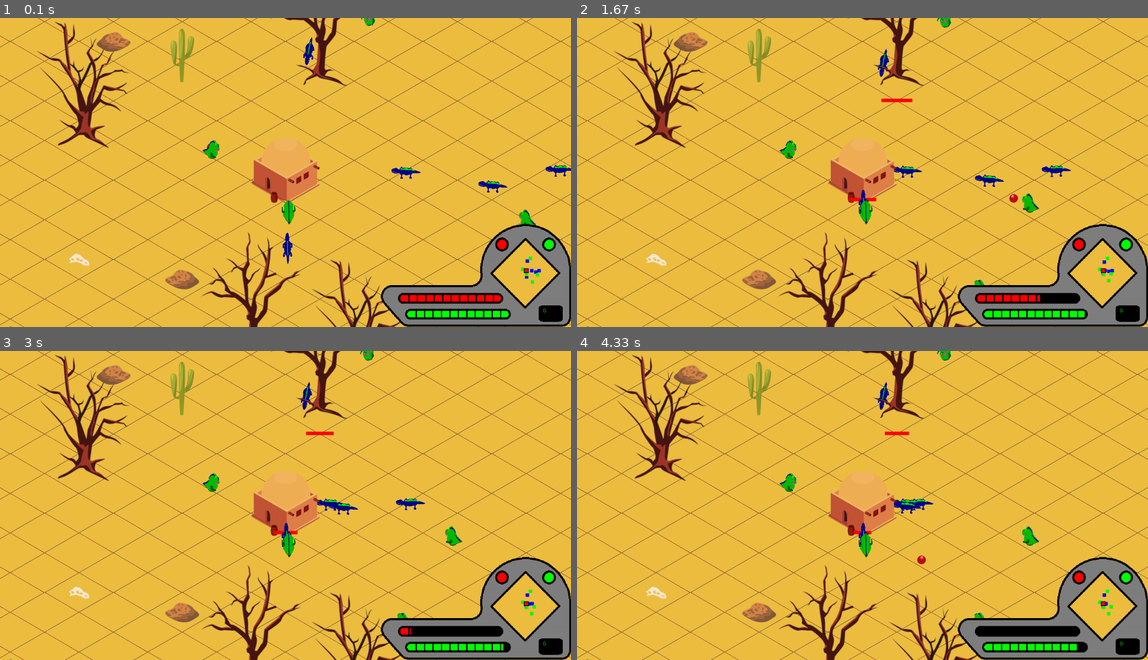
Above: before the commit, frames 1-4 (two rows, left to right).
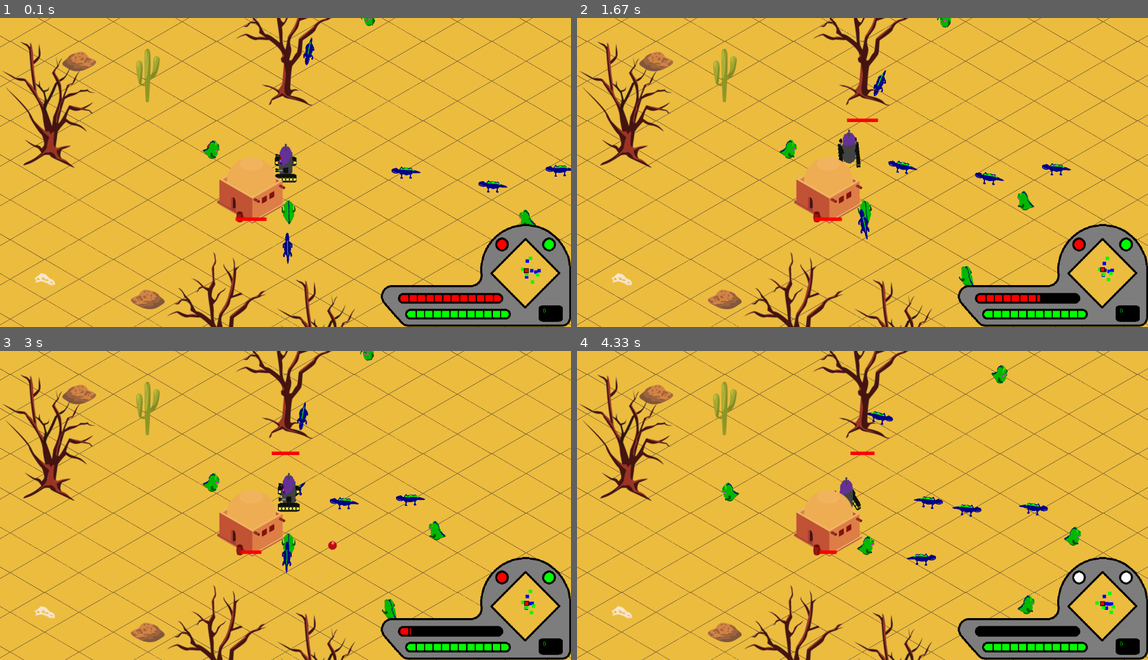
Above: after the commit, the same moments.

Repository: niherus/pygame_proj_yandex
Game: pygame game, started from main_win_logic.py
Two runs of this game, one before a commit and one after it. Both use one fixed random seed, a clock stepped at 60 frames per second and the inputs below.
Inputs:
- Up to frame 1 (0.1 s): no input
- Up to frame 2 (1.67 s): hold D 0.33-0.8 s; hold W 0.83-1.13 s; hold D 1.17-1.63 s
- Up to frame 3 (3 s): hold A 1.67-2.2 s; hold S 2.23-2.53 s; hold A 2.57-2.97 s
- Up to frame 4 (4.33 s): hold W 3-3.37 s; hold D 3.4-4.03 s; hold S from 4.07 s (still down)

The runs differ from the first frame. In frame 1, 11% of the frame differs, in the area x 0-100%, y 0-100%; in frame 2, 12%; in frame 3, 12%; in frame 4, 13%.

Commit message:
Towers can be broken Add signal of tower attacked

Diff:
--- a/character_logic.py
+++ b/character_logic.py
@@ -37,14 +37,14 @@
 
     def draw(self):
         super().draw()
-        self.energy -= 0.005
+        self.energy -= 0.001
         self.bullets_in_shoot = list(filter(lambda x: not x.to_kill, self.bullets_in_shoot))
         self.enemies = list(filter(lambda x: not x.to_kill, self.enemies))
         for bullet in self.bullets_in_shoot:
             bullet.update()
 
     def shoot(self):
-        self.energy -= 0.5
+        self.energy -= 1
         shift = 20
         up = 20
         vec = -math.cos(self.angle * math.pi / 180), math.sin(self.angle * math.pi / 180)
@@ -64,7 +64,7 @@
         if self.rotate == 'right':
             self.angle += self.speed_rt
         if self.rotate:
-            self.energy -= abs(self.speed_rt) * 0.05
+            self.energy -= abs(self.speed_rt) * 0.01
 
     def move_space(self):
         if self.rotate:
@@ -105,31 +105,32 @@
             self.speed_mv *= -1
 
     def control(self, event):
-        if event.type == pygame.KEYDOWN:
-            self.keys.add(event.key)
-            if event.key == pygame.K_d:
-                self.rotate = 'left'
-            if event.key == pygame.K_a:
-                self.rotate = 'right'
-            if event.key == pygame.K_w:
-                self.move = 'forward'
-            if event.key == pygame.K_s:
-                self.move = 'backward'
-            if event.key == pygame.K_LSHIFT:
-                self.max_speed_mv = 15
-            if event.key == pygame.K_LCTRL:
-                self.angle += 180
-            if event.key == pygame.K_SPACE:
-                self.shoot()
+        if self.energy > 0:
+            if event.type == pygame.KEYDOWN:
+                self.keys.add(event.key)
+                if event.key == pygame.K_d:
+                    self.rotate = 'left'
+                if event.key == pygame.K_a:
+                    self.rotate = 'right'
+                if event.key == pygame.K_w:
+                    self.move = 'forward'
+                if event.key == pygame.K_s:
+                    self.move = 'backward'
+                if event.key == pygame.K_LSHIFT:
+                    self.max_speed_mv = 15
+                if event.key == pygame.K_LCTRL:
+                    self.angle += 180
+                if event.key == pygame.K_SPACE:
+                    self.shoot()
 
-        if event.type == pygame.KEYUP:
-            self.keys.discard(event.key)
-            if not {pygame.K_a, pygame.K_d} & self.keys:
-                self.rotate = ''
-            if not {pygame.K_w, pygame.K_s} & self.keys:
-                self.move = ''
-            if not {pygame.K_LSHIFT} & self.keys:
-                self.max_speed_mv = 5
+            if event.type == pygame.KEYUP:
+                self.keys.discard(event.key)
+                if not {pygame.K_a, pygame.K_d} & self.keys:
+                    self.rotate = ''
+                if not {pygame.K_w, pygame.K_s} & self.keys:
+                    self.move = ''
+                if not {pygame.K_LSHIFT} & self.keys:
+                    self.max_speed_mv = 5
 
     def is_dead(self):
         return self.hp > 0 and self.energy > 0
--- a/enemy_logic.py
+++ b/enemy_logic.py
@@ -21,6 +21,7 @@
         self.hp = 100
         self.bullets_in_shoot = []
         self.enemies = []
+        self.obj_to_kill = None
 
     def add_enemies(self, list_of_enemies):
         self.enemies.extend(list_of_enemies)
@@ -33,23 +34,26 @@
 
     def follow_char(self):
         self.deco_to_hit = [deco for deco in self.level.deco_list if deco.status == 1]
-        x0, y0 = self.char.pos
-        x1, y1 = self.pos
-        dx, dy = x1 - x0, y1 - y0
+        self.enemies = [x for x in self.enemies if x.hp > 0]
+        if self.enemies:
+            self.obj_to_kill = min(self.enemies, key=lambda x: math.hypot(x.pos[0] - self.pos[0], x.pos[1] - self.pos[1]))
+            x0, y0 = self.obj_to_kill.pos
+            x1, y1 = self.pos
+            dx, dy = x1 - x0, y1 - y0
 
-        dist = math.hypot(dx, dy)
-        vec = dx / dist, dy / dist
-        self.hit_rect.center = (x1 - vec[0] * self.speed, y1 - vec[1] * self.speed)
-        self.angle = pygame.Vector2(vec).angle_to((1, 0))
-        can_move, hit_thing = self.hit_deco()
-        if ((self.attack_type == 'close' and dist > 70) or dist > 500) and can_move:
-            self.pos = x1 - vec[0] * self.speed, y1 - vec[1] * self.speed
-        elif not can_move:
-            self.bite_object(hit_thing)
-        if dist < 100 and self.attack_type == 'close':
-            self.bite_object(self.char)
-        if dist < 500 and self.attack_type == 'range':
-            self.shoot_object()
+            dist = math.hypot(dx, dy)
+            vec = dx / dist, dy / dist
+            self.hit_rect.center = (x1 - vec[0] * self.speed, y1 - vec[1] * self.speed)
+            self.angle = pygame.Vector2(vec).angle_to((1, 0))
+            can_move, hit_thing = self.hit_deco()
+            if ((self.attack_type == 'close' and dist > 70) or dist > 500) and can_move:
+                self.pos = x1 - vec[0] * self.speed, y1 - vec[1] * self.speed
+            elif not can_move:
+                self.bite_object(hit_thing)
+            if dist < 100 and self.attack_type == 'close':
+                self.bite_object(self.obj_to_kill)
+            if dist < 500 and self.attack_type == 'range':
+                self.shoot_object()
 
     def shoot_object(self):
         if self.strike_frame:
--- a/gui_logic.py
+++ b/gui_logic.py
@@ -4,7 +4,11 @@
 
 
 class HUD:
-    def __init__(self, screen, char, towers=None):
+    def __init__(self, screen, char):
+        self.max_blink_time = 10
+        self.blink_time = self.max_blink_time
+        self.health_color = (255, 0, 0)
+        self.energy_color = (0, 255, 0)
         self.score_font = pygame.font.SysFont('Comic Sans MS', 16)
         self.score_font_label = pygame.font.SysFont('Comic Sans MS', 20)
         self.screen = screen
@@ -18,7 +22,6 @@
         self.coeff = main_size[0] / gui_size[0]
         self.rect = self.front_layer.get_rect()
         self.rect.bottomright = screen.get_size()
-        self.towers = towers
         self.hud_settings = {
             'heath_bar_shift_x': 424,
             'heath_bar_shift_y': 82,
@@ -61,15 +64,41 @@
                      self.screen.get_height() - self.hud_settings['score_y'] * self.coeff)
         text_surface = self.score_font.render(f'{self.char.score}', False, (0, 255, 0))
         self.screen.blit(text_surface, pos_score)
+        health_tower_attacked = False
+        for enemy in self.char.enemies:
+            if enemy.obj_to_kill is not None and enemy.obj_to_kill.name == "heal_tower":
+                health_tower_attacked = True
+                break
 
         pos_red = (self.screen.get_width() - self.hud_settings['red_x'] * self.coeff,
                    self.screen.get_height() - self.hud_settings['red_y'] * self.coeff)
-        pygame.draw.circle(self.screen, (255, 0, 0), pos_red, 16)
+        pygame.draw.circle(self.screen, self.health_color, pos_red, 16)
+        energy_tower_attacked = False
+        for enemy in self.char.enemies:
+            if enemy.obj_to_kill is not None and enemy.obj_to_kill.name == "energy_tower":
+                energy_tower_attacked = True
+                break
+        if health_tower_attacked or energy_tower_attacked:
+            self.blink_time -= 1
+        else:
+            self.blink_time = self.max_blink_time
+        if self.blink_time == 0:
+
+            self.blink_time = self.max_blink_time
+            if health_tower_attacked:
+                if self.health_color == (255, 0, 0):
+                    self.health_color = (255, 255, 255)
+                else:
+                    self.health_color = (255, 0, 0)
+            if energy_tower_attacked:
+                if self.energy_color == (0, 255, 0):
+                    self.energy_color = (255, 255, 255)
+                else:
+                    self.energy_color = (0, 255, 0)
 
         pos_green = (self.screen.get_width() - self.hud_settings['green_x'] * self.coeff,
                      self.screen.get_height() - self.hud_settings['green_y'] * self.coeff)
-        pygame.draw.circle(self.screen, (0, 255, 0), pos_green, 16)
-
+        pygame.draw.circle(self.screen, self.energy_color, pos_green, 16)
         for enemy in self.char.enemies:
             x_enemy_on_level, y_enemy_on_level = self.get_pos_on_map(enemy.pos)
             if enemy.name == 'croko':
--- a/main_win_logic.py
+++ b/main_win_logic.py
@@ -4,6 +4,7 @@
 from map_generating_logic import *
 from gui_logic import *
 from random import randint as rnd
+from tower_logic import Tower
 
 
 class ShooterWin:
@@ -12,31 +13,39 @@
         width, height = 1660, 900  # 1920, 1080
         pygame.init()
         pygame.font.init()
-
+        self.n_crokos = 5
+        self.n_dinos = 5
         self.screen = pygame.display.set_mode((width, height),
-                                              pygame.locals.DOUBLEBUF)# | pygame.SCALED | pygame.FULLSCREEN)
+                                              pygame.locals.DOUBLEBUF | pygame.SCALED | pygame.FULLSCREEN)
         self.clock = pygame.time.Clock()
         self.textures = self.all_texture_preload()
         self.level = LevelGenerator(self.screen, self.textures, 20, 20)
+        pos_towers = self.level.get_tower_coords()
         self.player = Player(self.screen, self.level, self.textures['player'], (width // 2, height // 2),
                              self.textures['rocket'])
+        self.heal_tower = Tower(self.screen, self.level, self.player, self.textures['heal_tower'],
+                                pos_towers['heal_tower'],
+                                name='heal_tower')
+        self.energy_tower = Tower(self.screen, self.level, self.player, self.textures['energy_tower'],
+                                  pos_towers['energy_tower'], name='energy_tower')
         self.crokos = [Enemy(self.screen, self.level, self.textures['croko'], (rnd(0, width), rnd(0, height)),
-                             self.player, name='croko', z_scale=1, attack_type='close') for _ in range(5)]
+                             self.player, name='croko', z_scale=1, attack_type='close') for _ in range(self.n_crokos)]
         self.dinos = [Enemy(self.screen, self.level, self.textures['dino'], (rnd(0, width), rnd(0, height)),
                             self.player, name='dino', bullet_image=self.textures['red_orb'], z_scale=1,
-                            attack_type='range') for _ in range(5)]
-        self.dino_respawn_cooldown = 30
+                            attack_type='range') for _ in range(self.n_dinos)]
+        self.dino_respawn_cooldown = 60
         self.dino_is_respawn = False
-        self.croko_respawn_cooldown = 30
+        self.croko_respawn_cooldown = 60
         self.croko_is_respawn = False
         self.player.add_enemies(self.crokos)
         self.player.add_enemies(self.dinos)
         for croko in self.crokos:
-            croko.add_enemies([self.player])
+            croko.add_enemies([self.player, self.heal_tower, self.energy_tower])
         for dino in self.dinos:
-            dino.add_enemies([self.player])
+            dino.add_enemies([self.player, self.heal_tower, self.energy_tower])
 
         self.hud = HUD(self.screen, self.player)
+        self.lava = pygame.transform.scale(pygame.image.load('lava.jpg'), self.screen.get_size())
 
     def draw_priority(self):
         enemy_bullets = []
@@ -49,7 +58,12 @@
             *self.dinos,
             *enemy_bullets,
             *self.crokos,
+
         ]
+        if self.heal_tower.hp > 0:
+            to_draw.append(self.heal_tower)
+        if self.energy_tower.hp > 0:
+            to_draw.append(self.energy_tower)
         to_draw.sort(key=lambda obj: (obj.status, obj.pos[1], obj.pos[0]))
         for img in to_draw:
             x1, x, x2 = (-self.player.move_frame[0],
@@ -65,6 +79,7 @@
         while True:
             self.clock.tick(30)
             self.screen.fill("red")
+            self.screen.blit(self.lava, (0, 0))
             self.level.draw()
             self.draw_priority()
             for ev in pygame.event.get():
@@ -85,7 +100,7 @@
             self.dinos = list(filter(lambda x: not x.to_kill, self.dinos))
             self.crokos = list(filter(lambda x: not x.to_kill, self.crokos))
 
-            if len(self.dinos) < 5 and not self.dino_is_respawn:
+            if len(self.dinos) < self.n_dinos and not self.dino_is_respawn:
                 pos = (rnd(0, self.level.main_surf.get_width()), rnd(0, self.level.main_surf.get_height()))
 
                 if (self.level.inside_map(pos) and
@@ -93,19 +108,19 @@
                     enemy = Enemy(self.screen, self.level, self.textures['dino'], pos,
                                   self.player, name='dino', bullet_image=self.textures['red_orb'], z_scale=1,
                                   attack_type='range')
-                    enemy.add_enemies([self.player])
+                    enemy.add_enemies([self.player, self.heal_tower, self.energy_tower])
                     self.player.add_enemies([enemy])
                     self.dinos.append(enemy)
                     self.dino_is_respawn = True
 
-            if len(self.crokos) < 5 and not self.croko_is_respawn:
+            if len(self.crokos) < self.n_crokos and not self.croko_is_respawn:
                 pos = (rnd(0, self.level.main_surf.get_width()), rnd(0, self.level.main_surf.get_height()))
 
                 if (self.level.inside_map(pos) and
                         math.hypot(pos[0] - self.player.pos[0], pos[1] - self.player.pos[1]) > 2000):
                     enemy = Enemy(self.screen, self.level, self.textures['croko'], pos,
                                   self.player, name='croko', z_scale=1, attack_type='close')
-                    enemy.add_enemies([self.player])
+                    enemy.add_enemies([self.player, self.heal_tower, self.energy_tower])
                     self.player.add_enemies([enemy])
                     self.crokos.append(enemy)
                     self.croko_is_respawn = True
@@ -122,6 +137,16 @@
                 self.dino_respawn_cooldown = 30
 
             self.hud.draw()
+            if self.player.score > 3000:
+                self.n_crokos = 1
+                self.n_dinos = 1
+            elif self.player.score > 2000:
+                self.n_crokos = 10
+                self.n_dinos = 10
+            elif self.player.score > 1000:
+                self.n_crokos = 7
+                self.n_dinos = 7
+
             pygame.display.update()
 
     def all_texture_preload(self):
@@ -140,6 +165,8 @@
             'stone2': self.load_texture('decorations\\stone2_1.png', '2D', (100, 58)),
             'tree1': self.load_texture('decorations\\tree1_1.png', '2D', (300, 744)),
             'tree2': self.load_texture('decorations\\tree2_1.png', '2D', (300, 698)),
+            'heal_tower': self.load_texture('towers\\tower_hp_1.png', '2D', (225, 661)),
+            'energy_tower': self.load_texture('towers\\tower_energy_1.png', '2D', (225, 661)),
         }
 
     @staticmethod
@@ -156,4 +183,11 @@
     ShooterWin().run()
 
 #######################
-# Зарядная и лечащая башни
+# Добавить щит при рывке
+# Добавить эффекты попадания (побеление)
+# Сделать босса
+# Сделать стартовое меню + база данных и рекорды
+# Сделать конечное окно с перезапуском
+# Сделать меню паузы
+# Добавить звуки
+# Сделать лончер (PyQT5)
--- a/map_generating_logic.py
+++ b/map_generating_logic.py
@@ -31,13 +31,13 @@
             for j in range(self.size[1]):
                 self.rect.center = (mw // 2 + (i * self.w + j * self.w * -1) / 2,
                                     self.h // 2 + (i * ANGLE * self.h + j * ANGLE * self.h) / 2)
-
-                deco = rnd(0, 10 * len(self.deco_lib) - 1)
-                flip = bool(rnd(0, 1))
-                if deco > 9 * len(self.deco_lib):
-                    name = self.deco_lib[deco - 9 * len(self.deco_lib)]
-                    self.deco_list.append(Decoration(self.screen, self, self.textures[name], self.rect.center,
-                                                     name=name, mirror=flip))
+                if not ((i == 1 and j == self.size[1] - 2) or (i == self.size[1] - 2 and j == 1)):
+                    deco = rnd(0, 10 * len(self.deco_lib) - 1)
+                    flip = bool(rnd(0, 1))
+                    if deco > 9 * len(self.deco_lib):
+                        name = self.deco_lib[deco - 9 * len(self.deco_lib)]
+                        self.deco_list.append(Decoration(self.screen, self, self.textures[name], self.rect.center,
+                                                         name=name, mirror=flip))
 
                 self.main_surf.blit(self.plat, self.rect)
 
@@ -82,6 +82,14 @@
             return True
         return False
 
+    def get_tower_coords(self):
+        mw, mh = self.main_surf.get_size()
+        return {'heal_tower': (mw // 2 + (1 * self.w + (self.size[1] - 2) * self.w * -1) / 2,
+         self.h // 2 + (1 * ANGLE * self.h + (self.size[1] - 2) * ANGLE * self.h) / 2),
+                'energy_tower': (mw // 2 + ((self.size[0] - 2) * self.w + 1 * self.w * -1) / 2,
+         self.h // 2 + ((self.size[0] - 2) * ANGLE * self.h + 1 * ANGLE * self.h) / 2)
+                }
+
 
 class Decoration(Object):
 
@@ -114,7 +122,7 @@
         super().__init__(screen, level, image_pack,
                          pos, status=status, name=name, hit_rect=hit_rect)
         if mirror:
-            self.image_pack = (pygame.transform.flip(self.image_pack[0], mirror, False), )
+            self.image_pack = (pygame.transform.flip(self.image_pack[0], mirror, False),)
         self.hp = 100
 
     def draw(self):
--- /dev/null
+++ b/tower_logic.py
@@ -0,0 +1,46 @@
+import math
+
+from abstract import *
+
+
+class Tower(Object):
+
+    def __init__(self, screen, level,  char, image_pack, pos, name):
+        super().__init__(screen, level, image_pack, pos, name, status=1, hit_rect=pygame.Rect(0, 0, 200, 100))
+        self.to_kill = False
+        if self.name == 'heal_tower':
+            self.effect = 10
+            self.corruption = 1
+            self.max_effect = 10
+            self.cooldown = 60
+        elif self.name == 'energy_tower':
+            self.effect = 10
+            self.corruption = 0.5
+            self.max_effect = 10
+            self.cooldown = 30
+        self.distance = 500
+        self.hp = 200
+        self.char = char
+        self.char.level.deco_list.append(self)
+
+    def draw(self):
+        super().draw()
+        if 0 < self.hp < 100:
+            x, y = self.pos[0] + self.level.st_pos[0] - self.hp // 2, self.pos[1] + self.level.st_pos[1] + 50
+            pygame.draw.rect(self.screen, (255, 0, 0), (x, y, self.hp, 10))
+        elif self.hp <= 0:
+            self.to_kill = True
+        self.hit_rect.center = self.pos
+        self.cooldown -= 1
+        dx, dy = self.pos[0] - self.char.pos[0], self.pos[1] - self.char.pos[1]
+        if math.hypot(dx, dy) <= self.distance and self.cooldown <= 0:
+            if self.name == 'heal_tower':
+                self.char.hp = min(self.effect + self.char.hp, 100)
+                self.effect = max(self.effect - self.corruption, 0)
+                self.cooldown = 60
+            elif self.name == 'energy_tower':
+                self.char.energy = min(self.effect + self.char.energy, 100)
+                self.effect = max(self.effect - self.corruption, 0)
+                self.cooldown = 60
+        elif math.hypot(dx, dy) > self.distance:
+            self.effect = min(self.effect + self.corruption, self.max_effect)
Binary file added: lava.jpg
Binary file changed: towers/tower_energy_1.png
Binary file changed: towers/tower_hp_1.png
